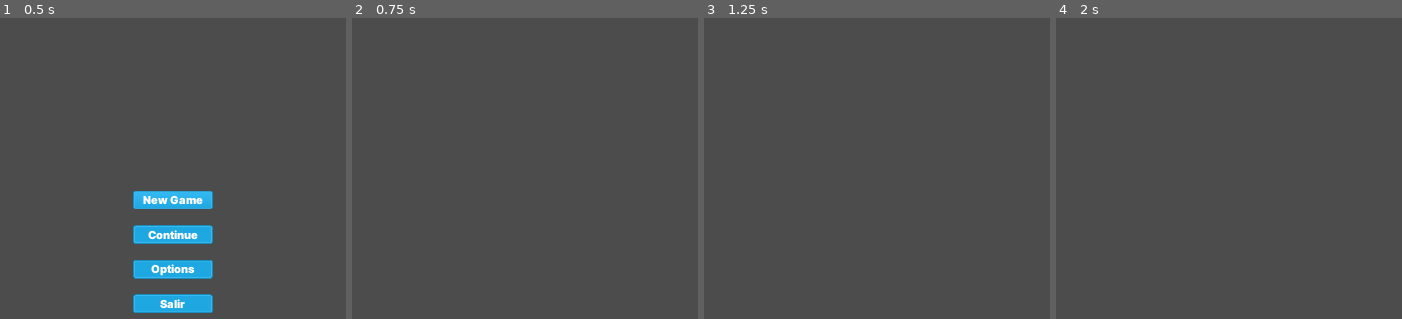
Above: before the commit, frames 1-4 (left to right).
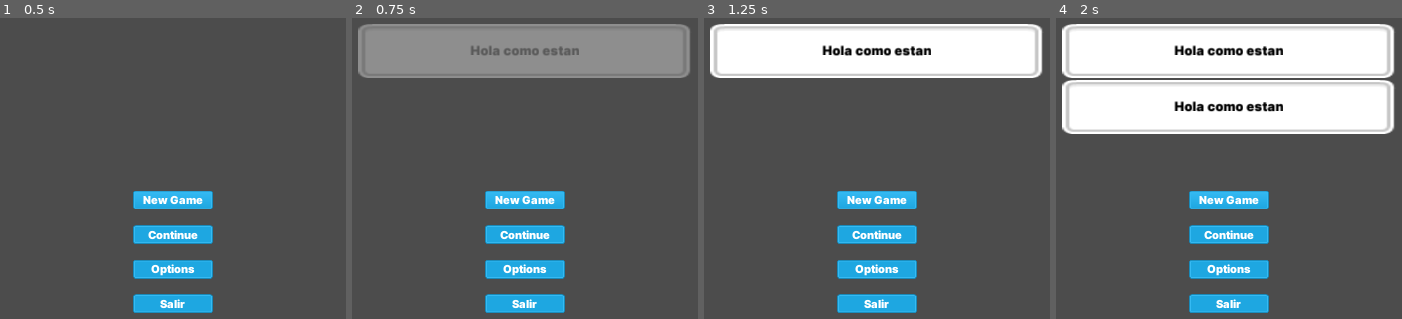
Above: after the commit, the same moments.

Repository: Taurol/GlobalGameJam2023
Game: Godot game, scene res://Scenes/MainMenu.tscn
Two runs of this game, one before a commit and one after it. Both use one fixed random seed, a clock stepped at 60 frames per second and the inputs below. The project has no main scene, so this scene is started directly.
Inputs (mouse positions are in pixels of both pictures, inside the frame that each line leads up to):
- Up to frame 1 (0.5 s): no input
- Up to frame 2 (0.75 s): click "New Game" at 0.5 s
- Up to frame 3 (1.25 s): no input
- Up to frame 4 (2 s): click (1229, 198) at 1.25 s, where only the run after the commit has a clickable "New Game"

Frame 1 is identical in both runs. In frame 2, 23% of the frame differs, in the area x 1-98%, y 1-99%; in frame 3, 23%; in frame 4, 40%.

Commit message:
feat: change resolution to full hd

Diff:
--- a/Scenes/Singletons/Snackbar.tscn
+++ b/Scenes/Singletons/Snackbar.tscn
@@ -3,7 +3,6 @@
 [ext_resource path="res://Assets/Sprites/snackbar_background.png" type="Texture" id=1]
 [ext_resource path="res://Assets/Fonts/Inter/Inter-Black.ttf" type="DynamicFontData" id=2]
 [ext_resource path="res://Scenes/Singletons/Snackbar.gd" type="Script" id=3]
-
 
 [sub_resource type="DynamicFont" id=1]
 size = 32
@@ -17,12 +16,12 @@
 [node name="Snackbar" type="CenterContainer"]
 margin_right = 1080.0
 margin_bottom = 130.0
-rect_min_size = Vector2( 1080, 0 )
+rect_min_size = Vector2( 1920, 0 )
 script = ExtResource( 3 )
 
 [node name="TextureRect" type="TextureRect" parent="."]
-margin_left = 140.0
-margin_right = 940.0
+margin_left = 560.0
+margin_right = 1360.0
 margin_bottom = 130.0
 rect_min_size = Vector2( 800, 130 )
 texture = ExtResource( 1 )
--- a/Scripts/MainMenu.gd
+++ b/Scripts/MainMenu.gd
@@ -8,7 +8,8 @@
 	MusicPlayer.play_menu_music()
 
 func _on_NewGame_pressed():
-	SceneSwitcher.change_scene("res://Scenes/FirstScene.tscn",{})
+	#SceneSwitcher.change_scene("res://Scenes/FirstScene.tscn",{})
+	SnackbarController.add_snackbar("Hola como estan")
 
 func _on_Continue_pressed():
 	SceneSwitcher.change_scene("res://Scenes/FirstScene.tscn", {})
